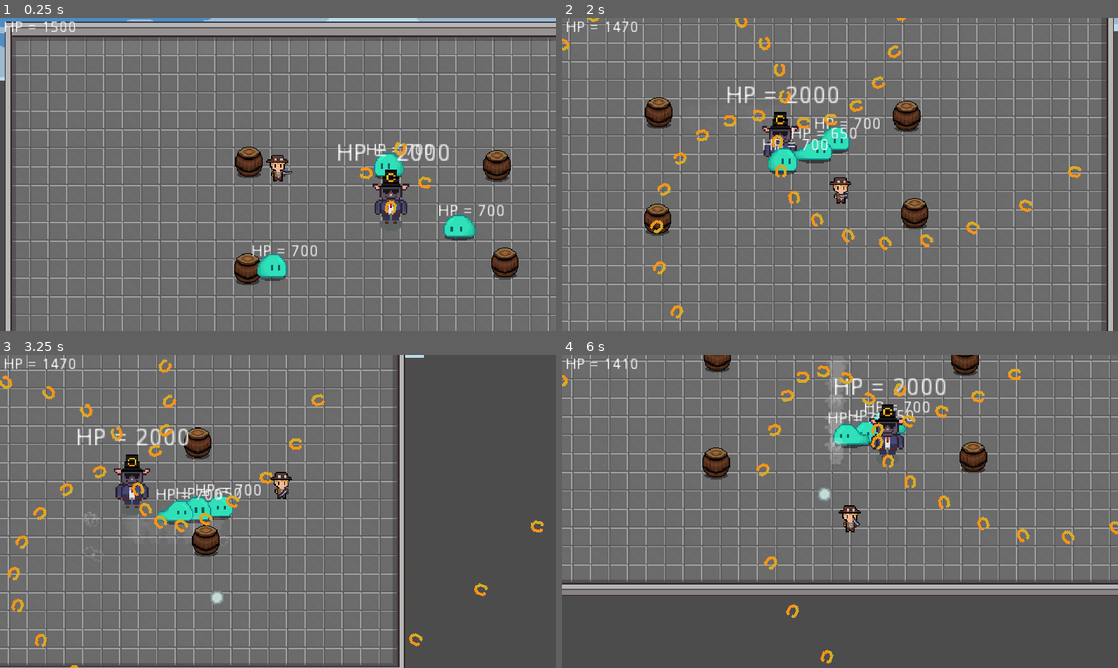
Above: before the commit, frames 1-4 (two rows, left to right).
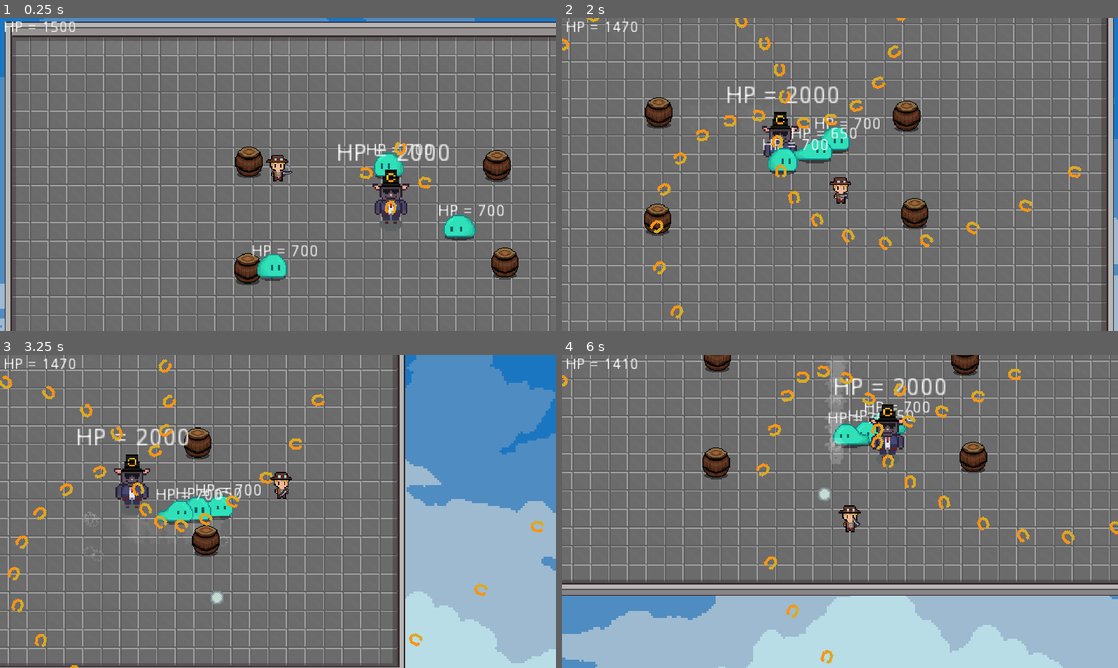
Above: after the commit, the same moments.

Repository: WAIWAI-PARTY/Life-after-people
Game: Godot game, scene res://World.tscn
The game is run twice, just before and just after one commit, with the same random seed, the same clock (stepped at 60 frames per second) and the same inputs.
Inputs (mouse positions are in pixels of both pictures, inside the frame that each line leads up to):
- Up to frame 1 (0.25 s): no input
- Up to frame 2 (2 s): move the mouse to (962, 158) at 0.52 s; hold D (ui_right) 0.53-1.28 s; tap Space (dash) at 0.6 s; move the mouse to (728, 190) at 1.27 s; hold S (ui_down) from 1.28 s (still down); click (728, 190) at 1.35 s
- Up to frame 3 (3.25 s): move the mouse to (333, 442) at 2.02 s; release S (ui_down) at 2.03 s; hold D (ui_right) 2.03-2.78 s; tap Space (dash) at 2.1 s; move the mouse to (250, 574) at 2.77 s; hold W (ui_up) from 2.78 s (still down); click (250, 574) at 2.85 s
- Up to frame 4 (6 s): move the mouse to (1006, 558) at 3.52 s; release W (ui_up) at 3.53 s; hold A (ui_left) 3.53-5.03 s; tap Space (dash) at 3.6, 5.1 s; move the mouse to (673, 464) at 4.27 s; click (673, 464) at 4.35 s; move the mouse to (867, 511) at 5.02 s; hold S (ui_down) 5.03-5.78 s; move the mouse to (756, 433) at 5.77 s; hold D (ui_right) from 5.78 s (still down); click (756, 433) at 5.85 s

The runs differ from the first frame. In frame 1, 1.7% of the frame differs, in the area x 0-100%, y 0-100%; in frame 2, 0.8%; in frame 3, 27%, in the area x 72-100%, y 0-100%; in frame 4, 23%.

Commit message:
Update World.tscn

Diff:
--- a/World.tscn
+++ b/World.tscn
@@ -605,8 +605,8 @@
 [node name="World" type="Node"]
 
 [node name="Skybg" type="Sprite" parent="."]
-position = Vector2( 198, -68 )
-scale = Vector2( 2, 1 )
+position = Vector2( 134, 103 )
+scale = Vector2( 2, 2 )
 texture = ExtResource( 9 )
 
 [node name="TileMap" type="TileMap" parent="."]
@@ -621,6 +621,11 @@
 smoothing_enabled = true
 script = ExtResource( 7 )
 
+[node name="RemoteTransform2D" type="RemoteTransform2D" parent="Camera2D"]
+remote_path = NodePath("../../Skybg")
+update_rotation = false
+update_scale = false
+
 [node name="YSort" type="YSort" parent="."]
 
 [node name="Player" parent="YSort" instance=ExtResource( 3 )]
